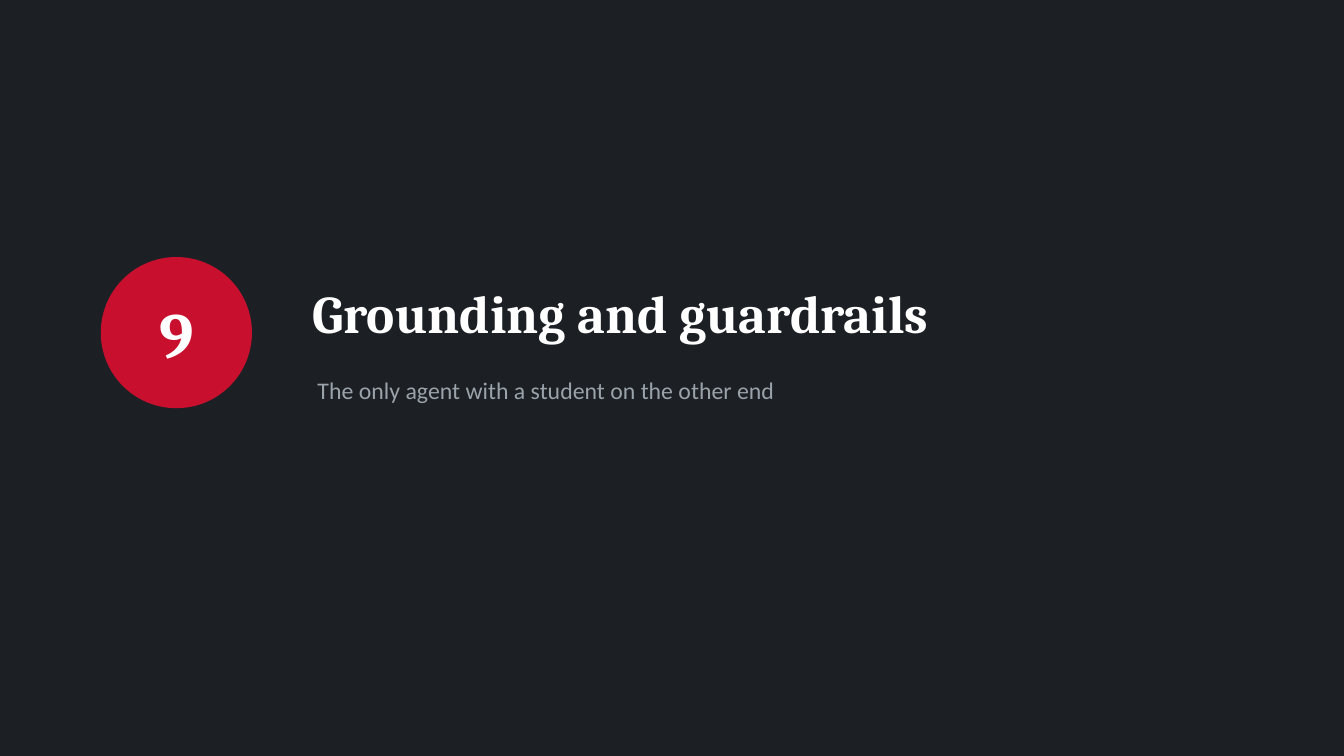
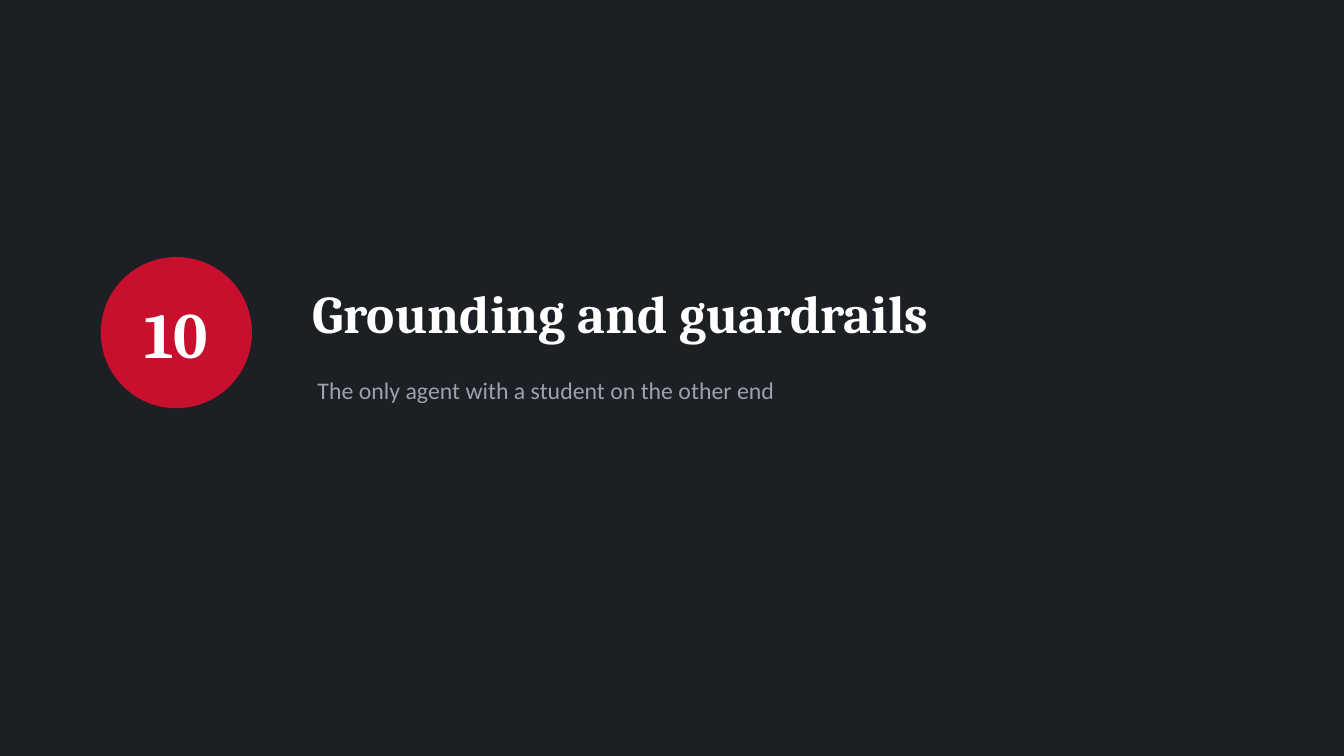
Before and after one commit to dineshkwadhwani/thecoachdinesh, a slide deck: slide 78 of courses/ai/workshop/03_Facilitator/PPT1_Workshop_Slides.pptx (slide 60 before the commit). Drawn at 1344x756 pixels with LibreOffice and Linux fonts; fonts in the diff are those of the drawing. Boxes give left, top, right and bottom in pixels: in the first picture for what was removed or moved away, otherwise in the second. Text is boxed around its words. In the diff, an @@ line names an element or a change of style, - is before the commit and + after.

```diff
--- a/courses/ai/workshop/03_Facilitator/PPT1_Workshop_Slides.pptx
+++ b/courses/ai/workshop/03_Facilitator/PPT1_Workshop_Slides.pptx
@@ text at [144, 314, 208, 359]: text changed @@
-9
+10
```
Also in this commit, not shown: 7 other slides changed, 31 slides added, 4 slides removed, 3 other files.
